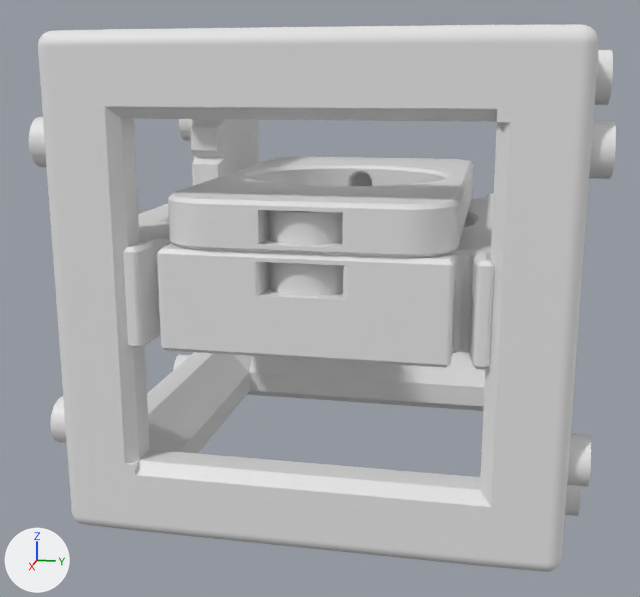
The glTF model examples/designs/cube-mounted/slide-holder.dsn/_objects:y.glb: old version first, new version second.
Rendered twice from a camera (50 mm lens) standing at (0.1021, 0.0173, 0.0204) and looking at (0.0017, -0.0027, -0.0047). Lighting does not change. The marker at lower left points along +X, +Y and +Z. The older version comes first. Where no turn or scale is listed for an object, it has been applied to the vertices. Vertices at exactly the same position are counted once.

The first picture shows 'PRT - 1003 - CUBHLF111 - V04', 'PRT - 1003 - CUBHLF111 - V04.001', 'SUB - 0027 - SAMHOL - V04 - virt ass'.
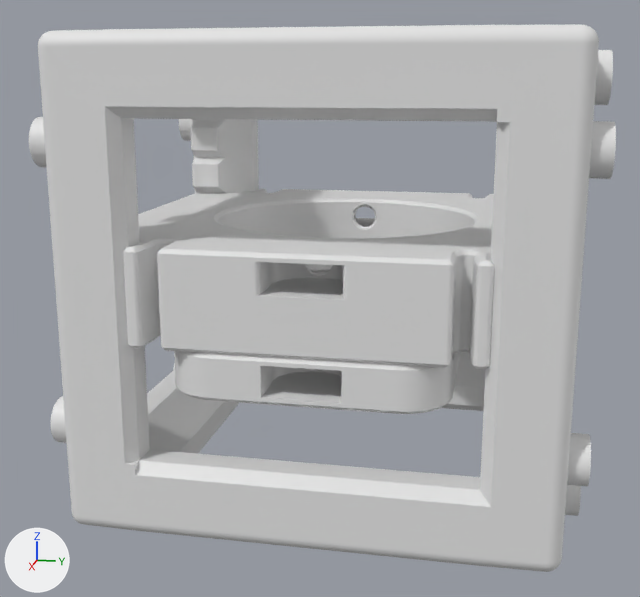
What differs and where, as boxes [x1, y1, x2, y2] in the pictures (640 x 597 px):
'SUB - 0027 - SAMHOL - V04 - virt ass', reshaped (15% shorter)
    before: [123, 156, 494, 370]
    after: [123, 188, 494, 370]
'PRT - 2008 - SAMCLP', added
    after: [174, 272, 460, 414]
part 1 of me_sub___0027___samhol___v04___virt_ass, deleted
    before: [168, 156, 474, 258]
part 2 of me_sub___0027___samhol___v04___virt_ass, deleted
    before: [268, 210, 343, 245]
part 3 of me_sub___0027___samhol___v04___virt_ass, deleted
    before: [269, 262, 343, 296]
part 4 of me_sub___0027___samhol___v04___virt_ass, deleted (mostly hidden)
    before: [356, 173, 372, 186]

Patch to the scene script:
```diff
--- a/examples/designs/cube-mounted/slide-holder.dsn/_objects:y.glb.py
+++ b/examples/designs/cube-mounted/slide-holder.dsn/_objects:y.glb.py
@@ me_sub___0027___samhol___v04___virt_ass @@
 # used by ob_sub___0027___samhol___v04___virt_ass; location = (0.0, 0.0, 0.0)
-me_sub___0027___samhol___v04___virt_ass.from_pydata(...)  # 23540 vertices, 47080 faces; spans x -0.0247..0.0247, y -0.0247..0.0247, z -0.005..0.0098
+me_sub___0027___samhol___v04___virt_ass.from_pydata(...)  # 19986 vertices, 39980 faces; spans x -0.0247..0.0247, y -0.0247..0.0247, z -0.005..0.005
+# me_sub___0027___samhol___v04___virt_ass part 1: the loose piece of 2546 vertices spanning x -0.0247..0.0247, y -0.014..0.014, z 0.005..0.0098 is deleted
+# me_sub___0027___samhol___v04___virt_ass part 2: the loose piece of 252 vertices spanning x 0.016..0.024, y -0.004..0.004, z 0.0058..0.0088 is deleted
+# me_sub___0027___samhol___v04___virt_ass part 3: the loose piece of 252 vertices spanning x 0.016..0.024, y -0.004..0.004, z 0.001..0.004 is deleted
+# me_sub___0027___samhol___v04___virt_ass part 4: the loose piece of 252 vertices spanning x -0.024..-0.016, y -0.004..0.004, z 0.0058..0.0088 is deleted
+# other edits to the shape of me_sub___0027___samhol___v04___virt_ass do not show in these pictures
@@ me_prt___2008___samclp @@
+me_prt___2008___samclp.from_pydata(...)  # 2545 vertices, 5098 faces; spans x -0.0247..0.0247, y -0.014..0.014, z 0.0002..0.005
@@ ob_prt___2008___samclp @@
+ob_prt___2008___samclp = bpy.data.objects.new('PRT - 2008 - SAMCLP', me_prt___2008___samclp)
+ob_prt___2008___samclp.location = (0.0, 0.0, -0.01)
```
